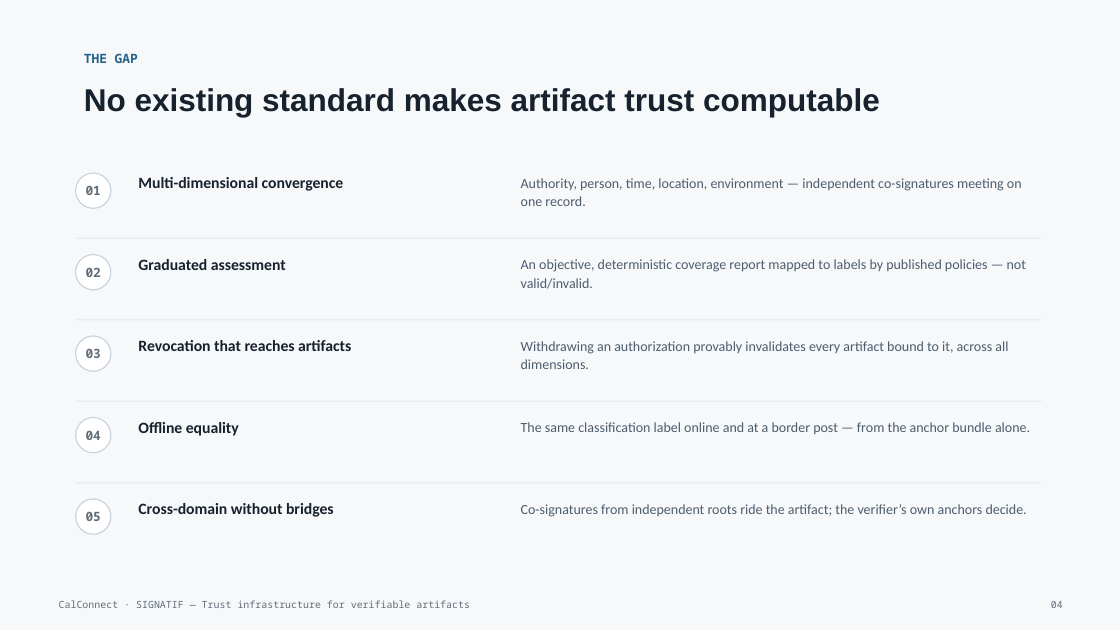
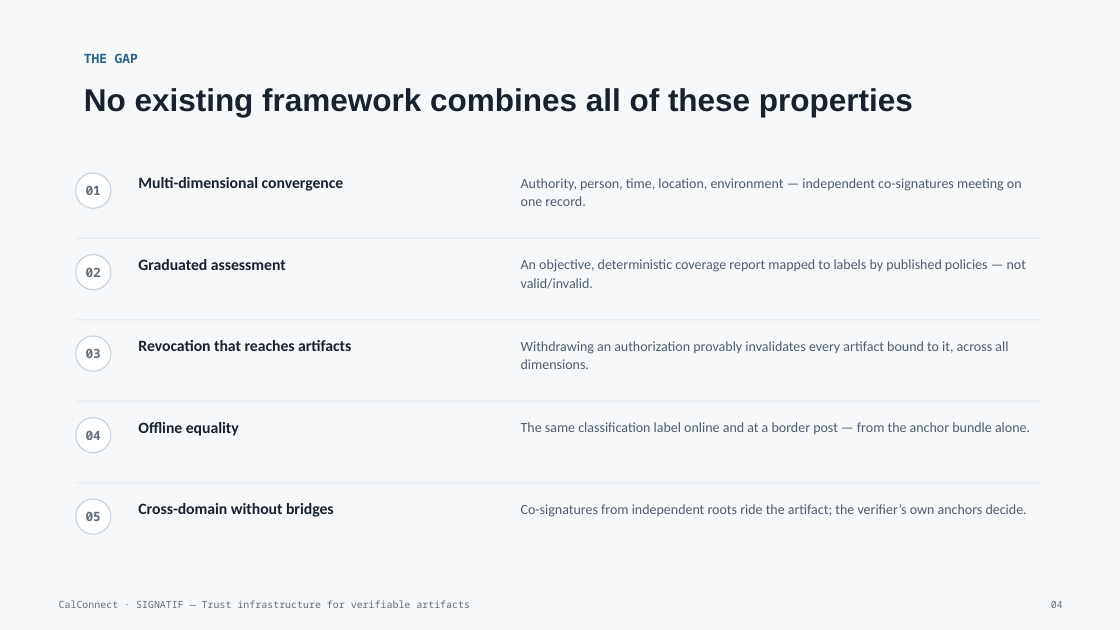
Before and after one commit to CalConnect/cc-chrontif, a slide deck: slide 4 of presentations/signatif-intro.pptx. Drawn at 1120x630 pixels with LibreOffice and Linux fonts; fonts in the diff are those of the drawing. Boxes give left, top, right and bottom in pixels: in the first picture for what was removed or moved away, otherwise in the second. Text is boxed around its words. In the diff, an @@ line names an element or a change of style, - is before the commit and + after.

```diff
--- a/presentations/signatif-intro.pptx
+++ b/presentations/signatif-intro.pptx
@@ text at [84,88,913,117]: text changed @@
-No existing standard makes artifact trust computable
+No existing framework combines all of these properties
```
Also in this commit, not shown: 1 other slide changed.
